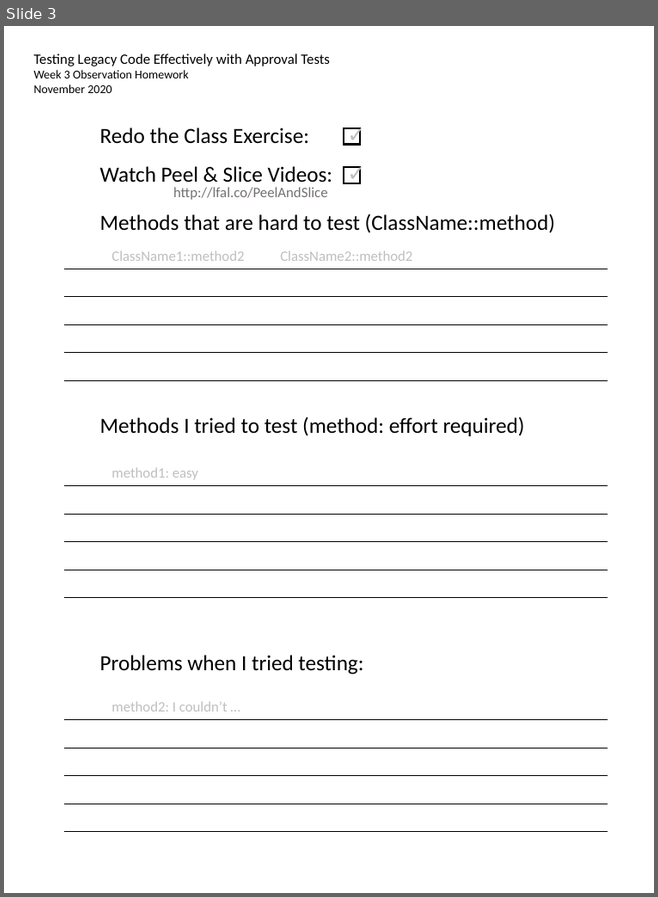
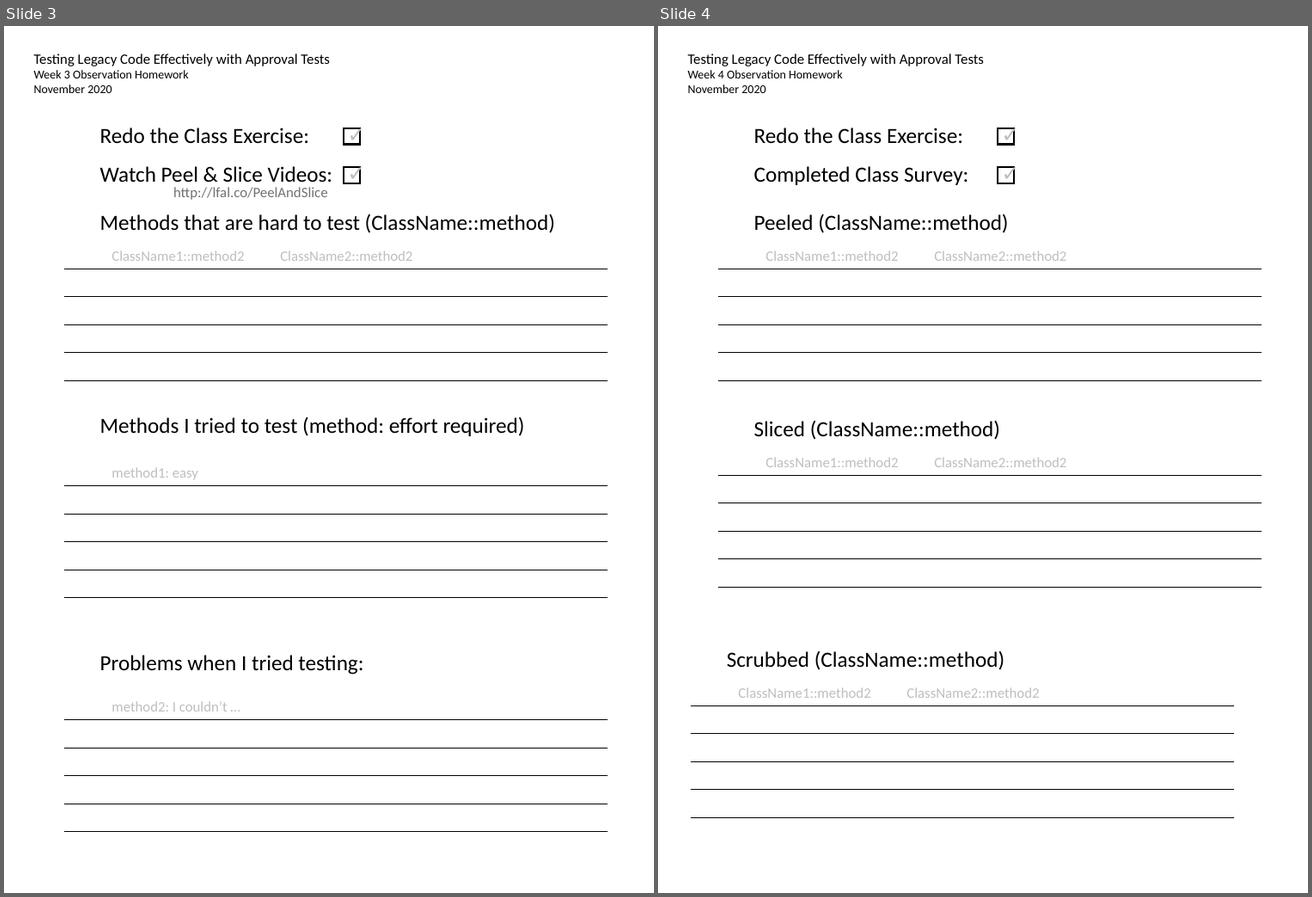
Before and after one commit to LearnWithLlew/TestingLegacyCodeCourse.slides, a slide deck: Homework Printouts.pptx. Shown side by side, each under a label of ours: slide 3 before the commit, slides 3 and 4 after it. The pictures are 658x897 and 1312x897 pixels, drawn with LibreOffice and Linux fonts; fonts in the diff are those of the drawing. Boxes give left, top, right and bottom in pixels: in the first picture for what was removed or moved away, otherwise in the second. Text is boxed around its words. In the diff, an @@ line names an element or a change of style, - is before the commit and + after.

Commit message:
week 4 homework

```diff
--- a/Homework Printouts.pptx
+++ b/Homework Printouts.pptx
@@ slide 4 added at box(658, 26, 1308, 893), background #FFFFFF @@
@@ text added at box(688, 54, 984, 93), 12 pt, text #000000 @@
+Testing Legacy Code Effectively with Approval Tests
+Week 4 Observation Homework
+November 2020
@@ text added at box(754, 127, 963, 144), 18 pt, text #000000 @@
+Redo the Class Exercise:
@@ text added at box(993, 116, 1040, 151), 18 pt, text #BFBFBF @@
+✓
@@ rectangle added at box(998, 128, 1014, 145), outline #000000 1.5 pt @@
@@ text added at box(754, 166, 968, 185), 18 pt, text #000000 @@
+Completed Class Survey:
@@ text added at box(993, 155, 1040, 190), 18 pt, text #BFBFBF @@
+✓
@@ rectangle added at box(998, 167, 1014, 183), outline #000000 1.5 pt @@
@@ text added at box(754, 213, 1008, 233), 18 pt, text #000000 @@
+Peeled (ClassName::method)
@@ group added at box(718, 250, 1262, 380): 5 lines, 1 text @@
+ClassName1::method2 ClassName2::method2
@@ text added at box(754, 420, 1000, 440), 18 pt, text #000000 @@
+Sliced (ClassName::method)
@@ group added at box(718, 457, 1262, 587): 5 lines, 1 text @@
+ClassName1::method2 ClassName2::method2
@@ text added at box(727, 651, 1005, 670), 18 pt, text #000000 @@
+Scrubbed (ClassName::method)
@@ group added at box(691, 687, 1234, 817): 5 lines, 1 text @@
+ClassName1::method2 ClassName2::method2
```
